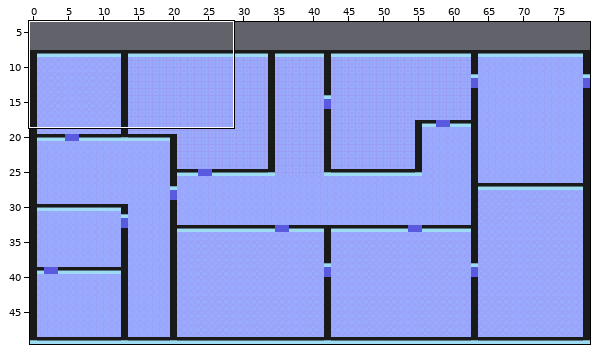
Tiled map -- assets/tilemaps/level1.tmx. Above: a wide view before the commit, with the close-up outlined.
Close-up. Before the edit:
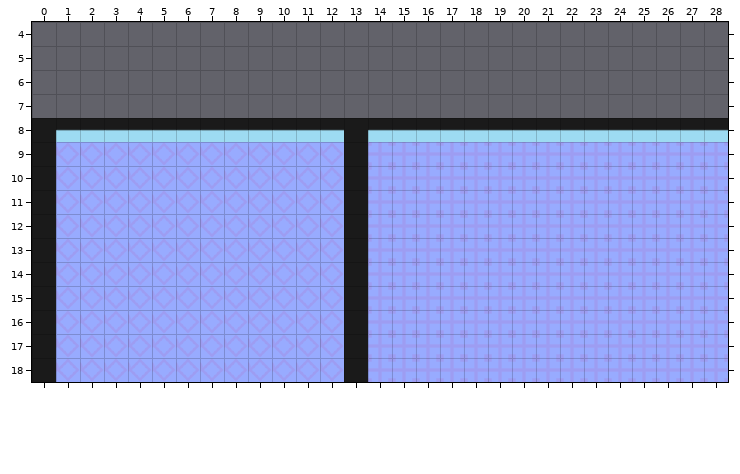
Cells are 32x32 px. Shown: x 0..28, y 4..18. The commit also changed other parts of the map, which this record leaves out.
The result:
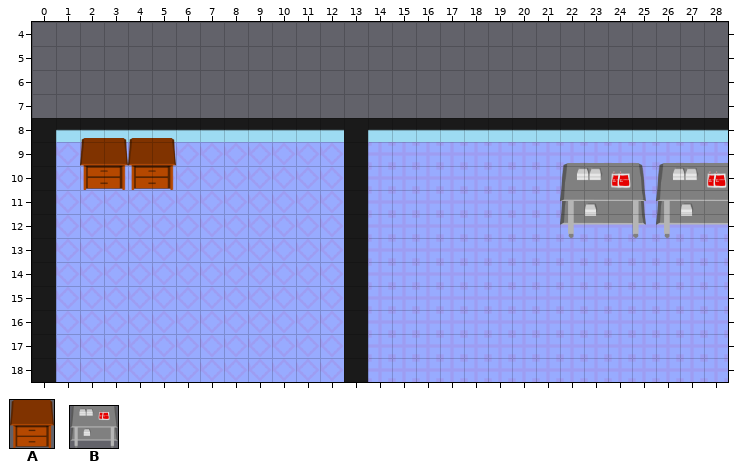
Key: from "sprites": A 21 "drw_frnt_cl", B 32 "str_tablw_fr".
_ is an empty cell.
Tiles of an added or newly shown layer are drawn over the layers below it.
Difference:
Layer "objects" (added):
There is now tile A in row 10 at x 2 and 4.
There is now tile B in row 12 at x 22 and 26.
Boxes around the changes in both close-ups, in picture pixels (x1, y1, x2, y2):
added: (80, 138, 176, 190)
added: (560, 163, 646, 238)
added: (656, 163, 728, 238)
